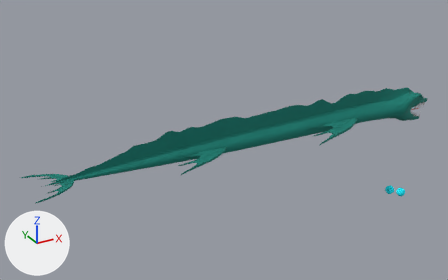
An edit to the FBX model Game/Assets/Actors/Enemies/Monster/Monster.FBX, drawn before and after from the same camera.
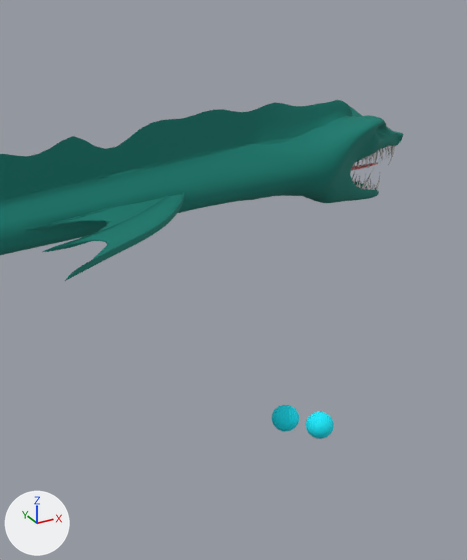
Each version is shown whole from a camera (50 mm lens) standing at (-21.0, -35.5, 18.4) and looking at (-0.4, 2.0, -0.3), then close up on the part from 67% to 100% of the width and 20% to 84% of the height. Lighting does not change. The marker at lower left points along +X, +Y and +Z. Where no turn or scale is listed for an object, it has been applied to the vertices.

In view in the first close-up: 'Loft001', 'RightEye', 'RightEye001', 'RightWing1'.
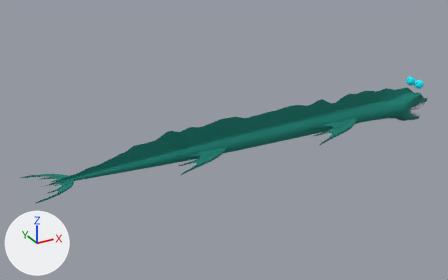
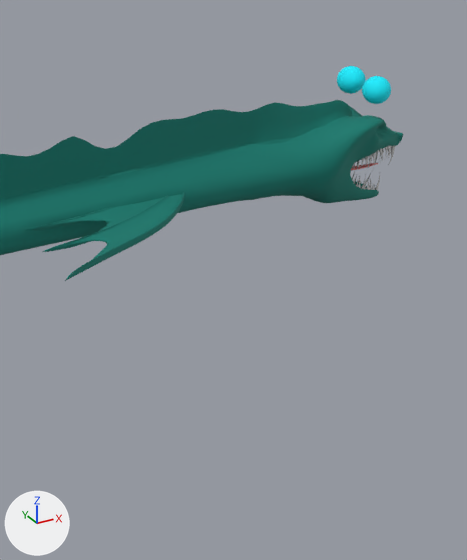
What differs and where, as boxes [x1, y1, x2, y2] in the close-ups (467 x 560 px):
'RightEye', moved
    before: [306, 412, 334, 439]
    after: [362, 76, 391, 104]
'RightEye001', moved
    before: [271, 405, 299, 431]
    after: [337, 66, 366, 94]

Edits to the bpy script that builds the scene:
```text
Change ob_righteye001:
    ob_righteye001.location: (13.98, -1.14, -6.75) -> (16.43, 0.37, 2.14)
Change ob_righteye:
    ob_righteye.location: (14.36, -2.05, -6.64) -> (16.37, -0.62, 2.15)
```
